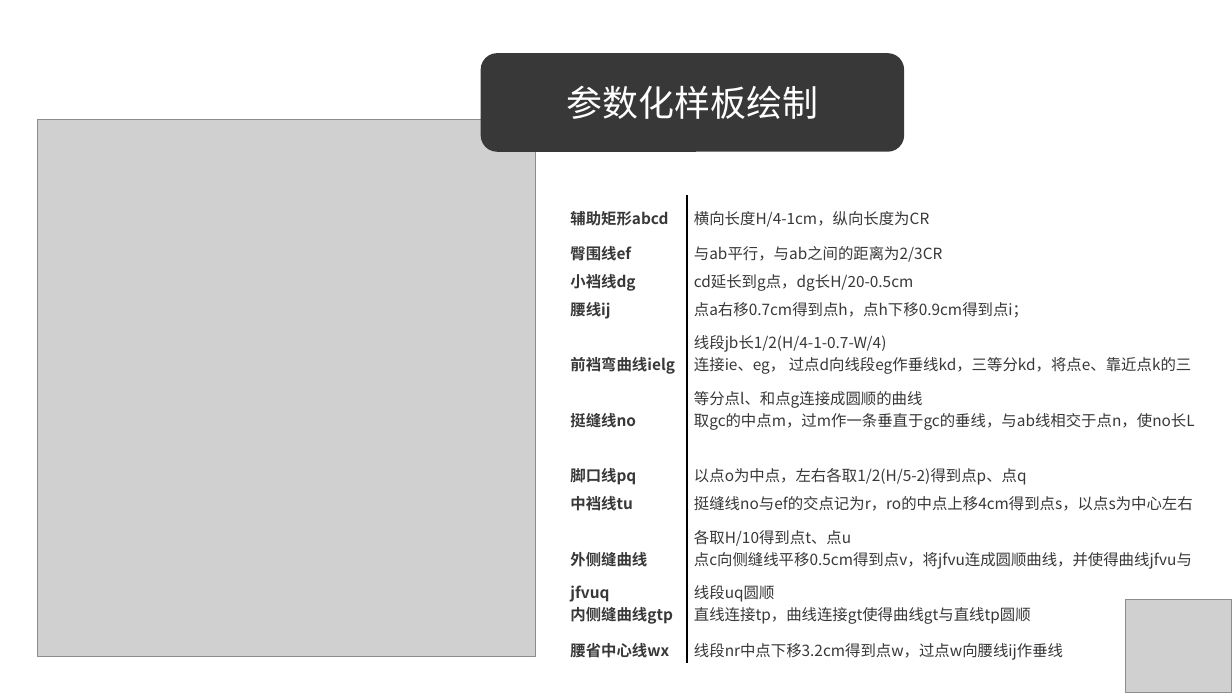
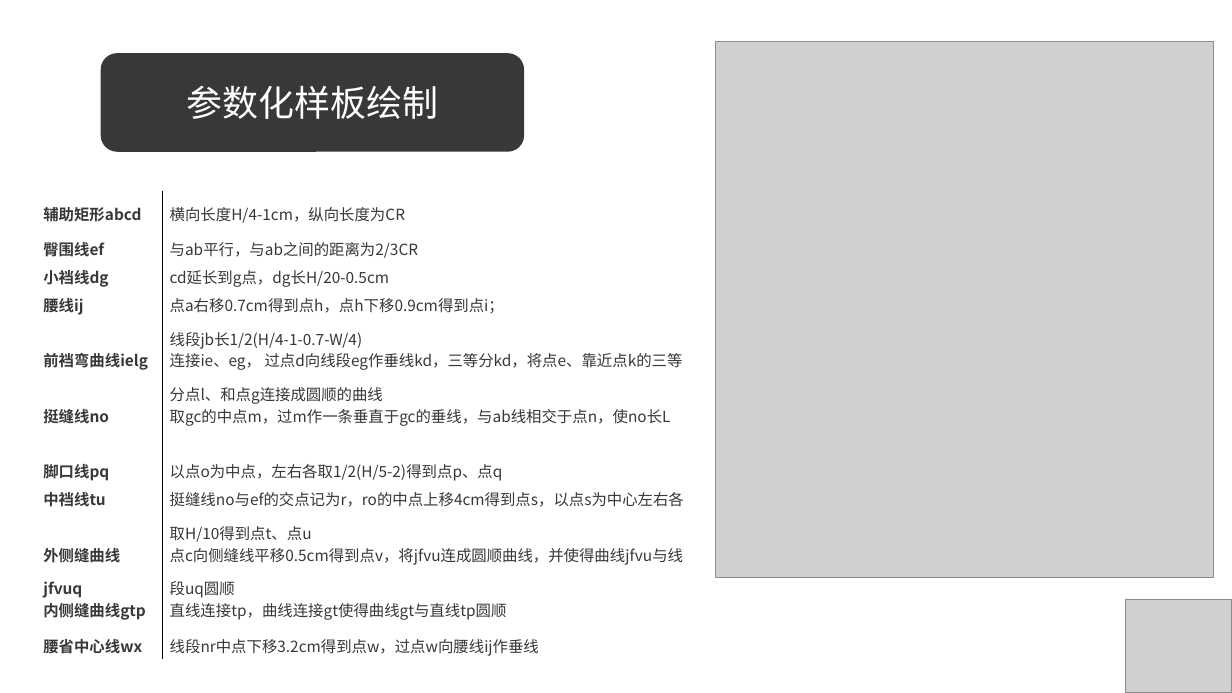
Before and after one commit to wushuangabao/ClothingPatternDesignSystem, a slide deck: slide 13 of 答辩PPT.pptx. Drawn at 1232x693 pixels with LibreOffice and Linux fonts; fonts in the diff are those of the drawing; grey boxes stand for pictures. Boxes give left, top, right and bottom in pixels: in the first picture for what was removed or moved away, otherwise in the second. Text is boxed around its words. In the diff, an @@ line names an element or a change of style, - is before the commit and + after.

```diff
--- a/答辩PPT.pptx
+++ b/答辩PPT.pptx
@@ rounded rectangle "参数化样板绘制": place and size @@
-rounded rectangle "参数化样板绘制" at (481,54,904,152)
+rounded rectangle "参数化样板绘制" at (101,54,524,152)
@@ picture: place and size @@
-picture at (37,120,535,657)
+picture at (715,42,1214,579)
@@ table: place and size @@
-table at (564,195,1212,664)
+table at (36,191,699,660)
```
Also in this commit, not shown: 6 other slides changed, 1 other file.
